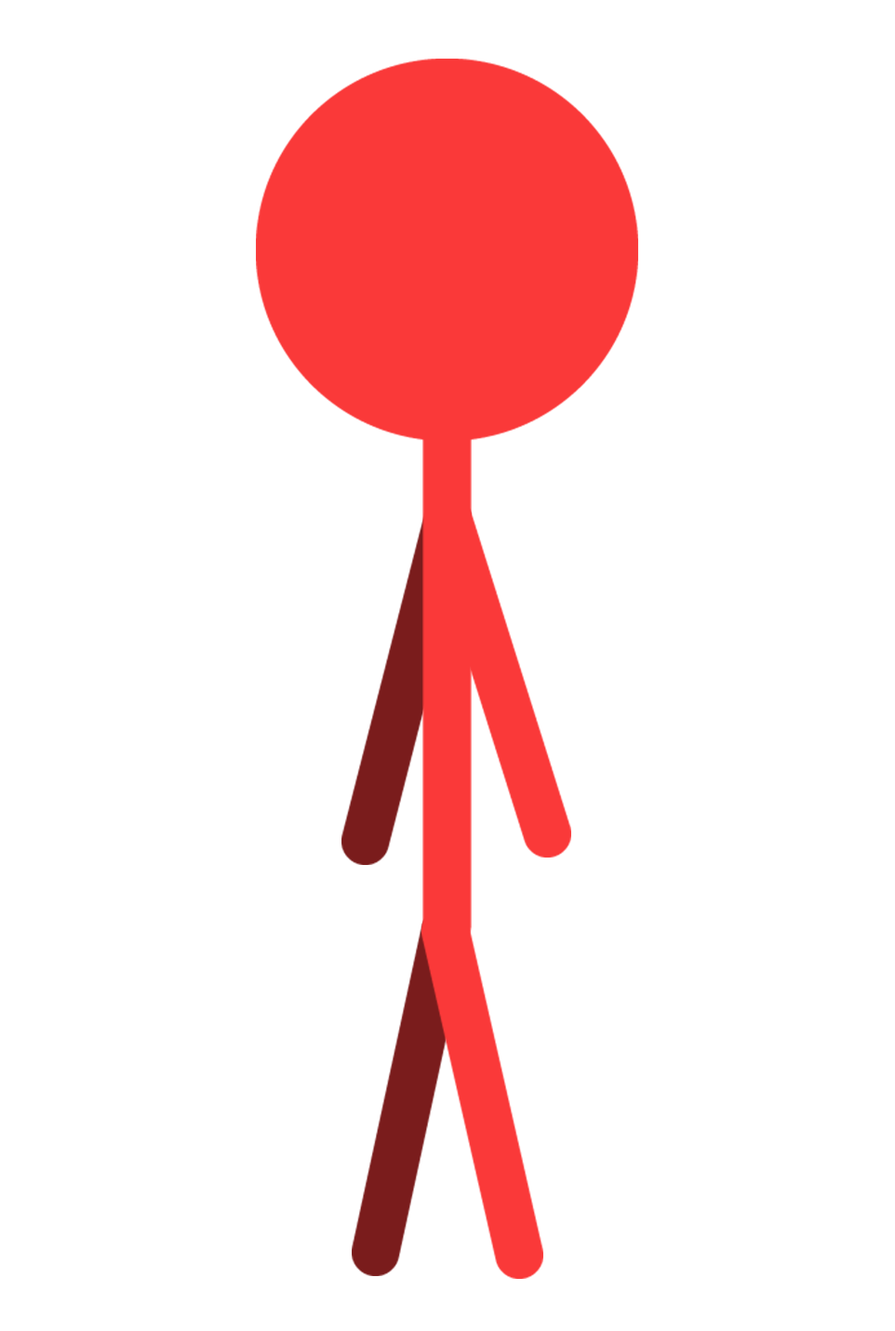
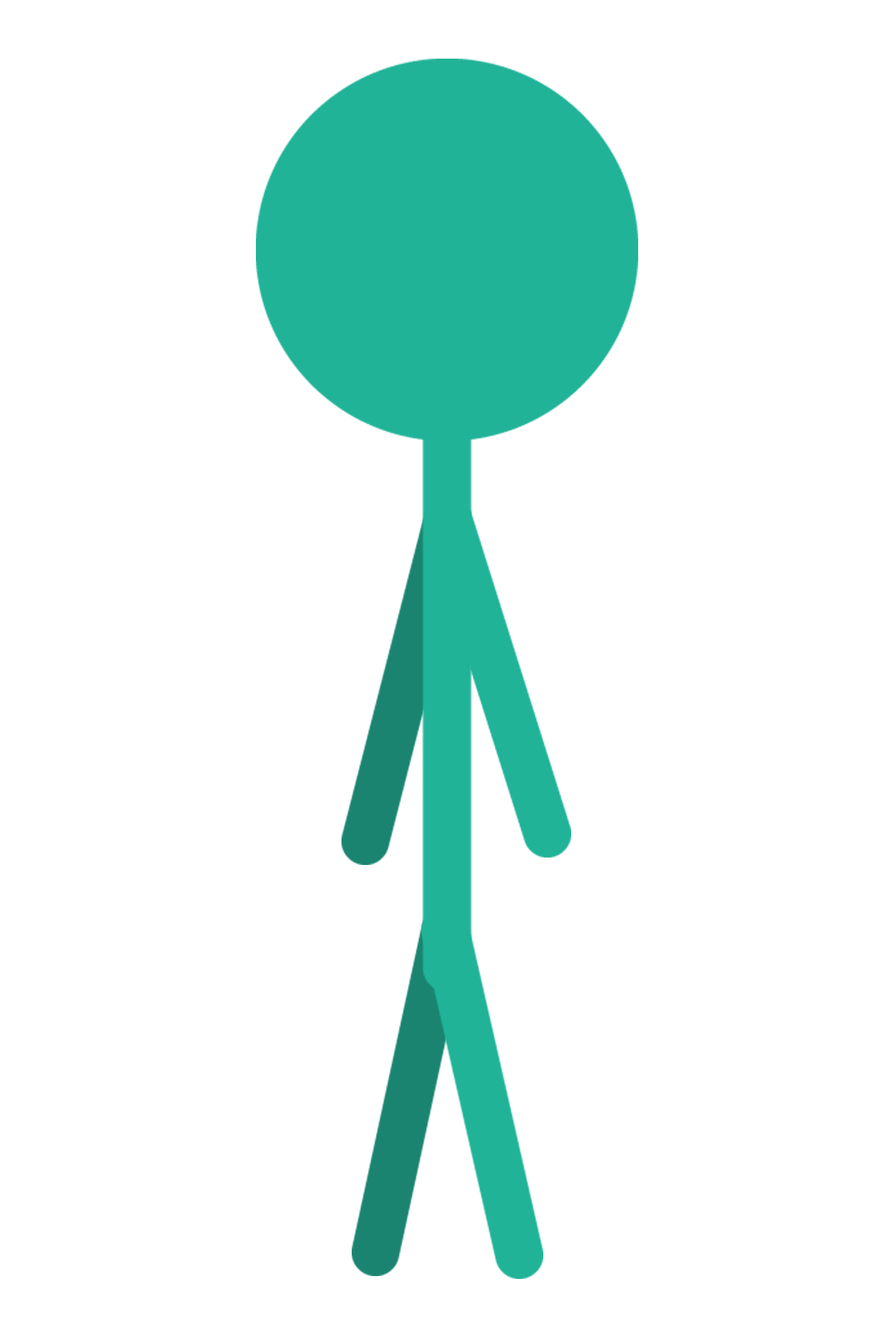
Two versions of the same layered image (w=895, h=1331). Layer-by-layer changes:
added layer "Head" (1st of 2) above "ArmRight" over left=255, top=58, right=639, bottom=441
added layer "ArmRight" (1st of 2) above "LegRight" over left=424, top=494, right=572, bottom=858
added layer "LegRight" (1st of 2) above "Torso" over left=421, top=907, right=544, bottom=1280
added layer "Torso" (1st of 2) above "ArmLeft" over left=422, top=337, right=472, bottom=993
added layer "ArmLeft" (1st of 2) above "LegLeft" over left=341, top=494, right=472, bottom=866
added layer "LegLeft" (1st of 2) above "Head" over left=351, top=907, right=469, bottom=1277
hid "Head" (2nd of 2) over left=255, top=58, right=639, bottom=441
hid "ArmRight" (2nd of 2) over left=424, top=494, right=572, bottom=858
hid "LegRight" (2nd of 2) over left=421, top=907, right=544, bottom=1280
hid "Torso" (2nd of 2) over left=422, top=294, right=472, bottom=950
hid "ArmLeft" (2nd of 2) over left=341, top=494, right=472, bottom=866
hid "LegLeft" (2nd of 2) over left=351, top=907, right=469, bottom=1277
